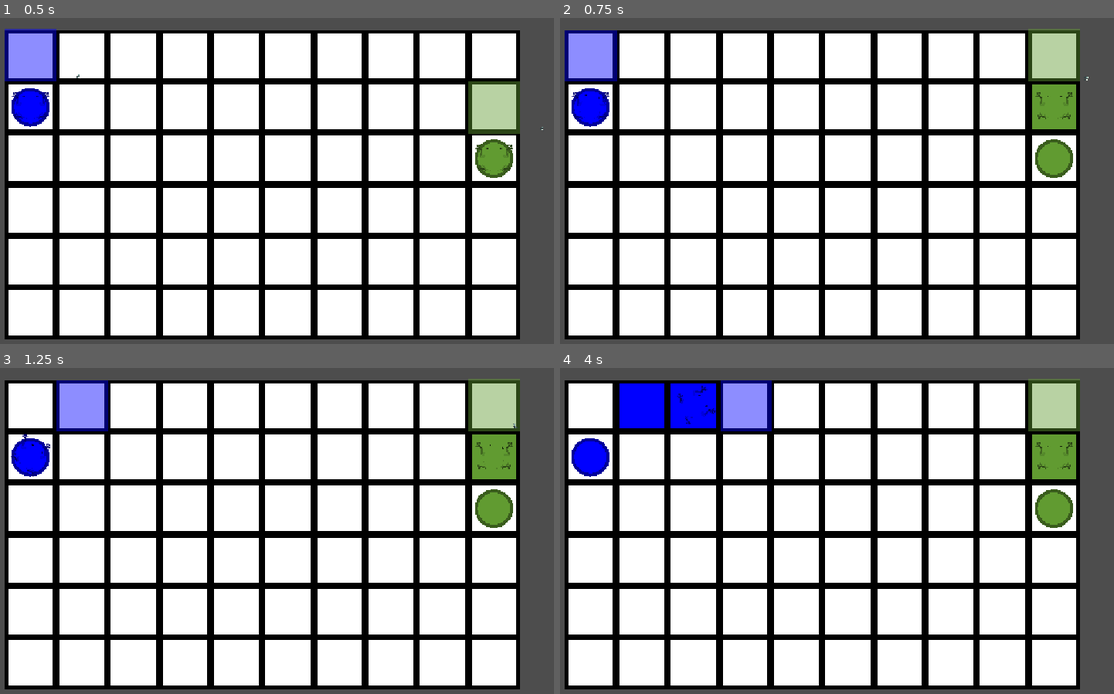
Above: before the commit, frames 1-4 (two rows, left to right).
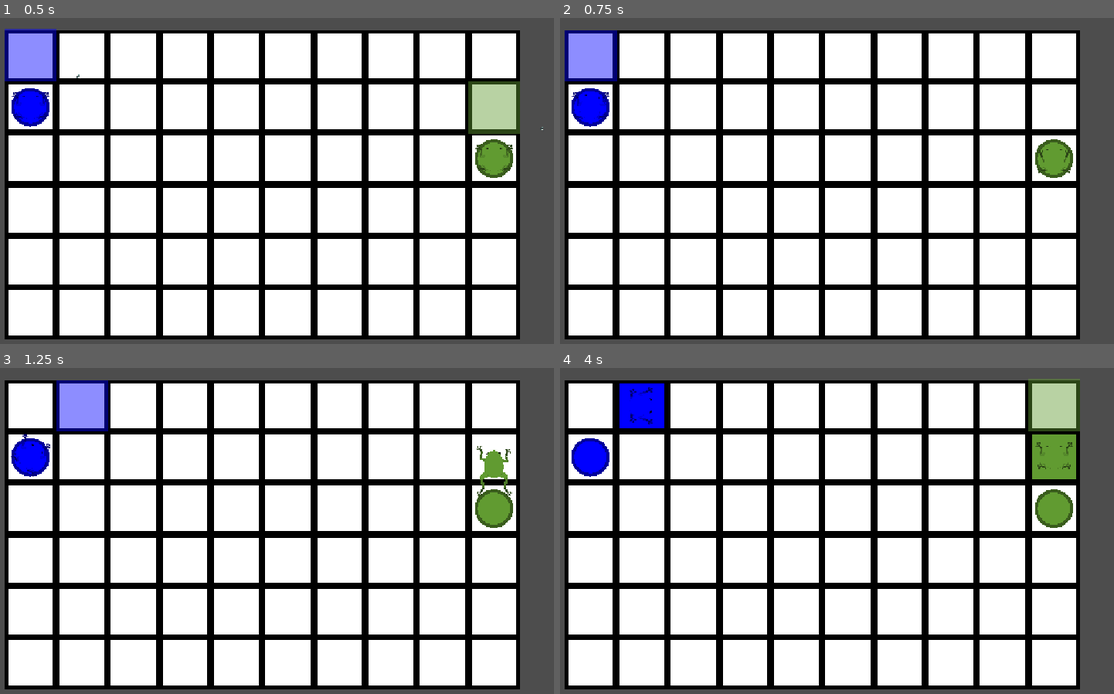
Above: after the commit, the same moments.

Repository: Jasp137/kaloula
Game: Godot game, scene res://scenes/game.tscn
Two runs of this game, one before a commit and one after it. Both use one fixed random seed, a clock stepped at 60 frames per second and the inputs below.
Inputs:
- Up to frame 1 (0.5 s): no input
- Up to frame 2 (0.75 s): tap Enter at 0.5 s; hold D (turn_right) from 0.53 s (still down); tap S (decrease_jump_distance) at 0.6 s
- Up to frame 3 (1.25 s): keep holding D (turn_right); tap S (decrease_jump_distance) at 0.77, 1.07 s; tap W (increase_jump_distance) at 0.8 s
- Up to frame 4 (4 s): release D (turn_right) at 1.28 s; hold A (turn_left) 1.28-2.03 s; tap W (increase_jump_distance) at 1.35, 3.05, 3.6 s; tap S (decrease_jump_distance) at 1.52, 1.82, 2.3, 2.85, 3.02, 3.32, 3.77 s; tap Space (jump) at 1.55, 2.1, 3.8 s; hold D (turn_right) 2.03-3.53 s; hold A (turn_left) from 3.53 s (still down)

Frame 1 is identical in both runs. In frame 2, 2.6% of the frame differs, in the area x 84-96%, y 3-48%; in frame 3, 2.4%; in frame 4, 2.7%, in the area x 12-92%, y 3-32%.

Commit message:
Spawn pools

Diff:
--- a/client/kaloula/scenes/frog/frog.gd
+++ b/client/kaloula/scenes/frog/frog.gd
@@ -14,7 +14,10 @@
 @onready var rig: FrogRig = $Rig;
 @onready var jump_highlight: Polygon2D = $JumpHighlight
 
-var time_since_last_jump = 0;
+var _time_since_last_jump = 0;
+var _hopping := false
+var _hop_start := Vector2.ZERO
+var _hop_cell := Vector2i.ZERO
 
 signal jumped(cell: Vector2i)
 
@@ -27,6 +30,7 @@
 func _ready() -> void:
 	assert(map != null, "Frog needs its map export set")
 	_apply_color()
+	rig.cycle_finished.connect(_on_rig_cycle_finished)
 
 
 func _apply_color() -> void:
@@ -36,15 +40,16 @@
 
 # Called every frame. 'delta' is the elapsed time since the previous frame.
 func _process(delta: float) -> void:
+	if _hopping:
+		global_position = _hop_start + Vector2.UP.rotated(global_rotation) * rig.get_travel() * rig.global_scale.y
 	var cell := get_jump_cell_map_coords()
-	var is_visible := map.get_cell_source_id(cell) != -1
+	var is_visible := not _hopping and map.get_cell_source_id(cell) != -1
 	jump_highlight.visible = is_visible
 	if is_visible:
 		jump_highlight.global_position = map.to_global(map.map_to_local(cell))
-		# Child of the rotating frog, but the tile it marks is axis-aligned.
 		jump_highlight.global_rotation = 0.0
 
-	time_since_last_jump += delta;
+	_time_since_last_jump += delta;
 
 
 func get_jump_cell_map_coords() -> Vector2i:
@@ -52,23 +57,40 @@
 	return map.local_to_map(map.to_local(target))
 
 func jump() -> bool:
-	if time_since_last_jump < jump_cooldown:
+	if _hopping or _time_since_last_jump < jump_cooldown:
 		return false
-
 	var target_cell := get_jump_cell_map_coords()
-	if map.get_cell_source_id(target_cell):
+	if map.get_cell_source_id(target_cell) == -1:
 		return false
-
-	var target_coords := map.to_global(map.map_to_local(target_cell))
-
-	global_position = target_coords;
-	jumped.emit(target_cell)
-
-	time_since_last_jump = 0
-
+	if target_cell == map.local_to_map(map.to_local(global_position)):
+		return false
+	var to_target := map.to_global(map.map_to_local(target_cell)) - global_position
+	# The rig hops straight ahead, so face the cell centre exactly rather than the aimed point.
+	global_rotation = Vector2.UP.angle_to(to_target)
+	rig.hop_stride = to_target.length() / rig.global_scale.y
+	rig.play_once(FrogRig.Anim.HOP)
+	_hop_start = global_position
+	_hop_cell = target_cell
+	_hopping = true
+	_time_since_last_jump = 0
 	return true
 
+
+func is_hopping() -> bool:
+	return _hopping
+
+
+func _on_rig_cycle_finished(animation: FrogRig.Anim) -> void:
+	if animation != FrogRig.Anim.HOP or not _hopping:
+		return
+	_hopping = false
+	global_position = map.to_global(map.map_to_local(_hop_cell))
+	jumped.emit(_hop_cell)
+
+
 func turn(direction: Direction, delta: float) -> void:
+	if _hopping:
+		return
 	var sign := -1.0 if direction == Direction.LEFT else 1.0
 	rotate(sign * rotation_speed * delta)
 	rig.turn_by(sign * rotation_speed * delta)
--- a/client/kaloula/scenes/frog/rig/frog_rig.gd
+++ b/client/kaloula/scenes/frog/rig/frog_rig.gd
@@ -21,7 +21,7 @@
 		var from: Dictionary = _forced_from if _forced_from != null else (_display_pose() if is_inside_tree() else {})
 		animation = v
 		_turn_once = false
-		_fidgeting = false
+		_once_then = null
 		_restart(from)
 ## Used by the TURN animation: 90 = quarter turn right, -90 = left, 180 = turn around.
 ## In a game call turn(degrees) instead; that also rotates the node when it's done.
@@ -78,7 +78,8 @@
 var _step_t := PackedFloat64Array([-1.0, -1.0, -1.0, -1.0])
 var _turn_dir := 0.0
 var _since_turn := 10.0
-var _fidgeting := false
+# Animation to switch to when the current loop ends (set by play_once()), or null to keep looping.
+var _once_then = null
 var _still := 0.0
 var _next_fidget := -1.0
 
@@ -104,6 +105,17 @@
 		_restart(from)
 	_turn_once = true
 	_turn_then = then if then != Anim.TURN else Anim.IDLE
+
+
+## Play one loop of `anim`, then switch to `then`. HOP, STRETCH and CATCH start and end
+## sitting, so they suit this best. Use turn() for TURN.
+func play_once(anim: Anim, then: Anim = Anim.IDLE) -> void:
+	assert(anim != Anim.TURN, "use turn() to play TURN")
+	if animation == anim:
+		_restart(_display_pose() if is_inside_tree() else {})
+	else:
+		animation = anim
+	_once_then = then
 
 
 ## True while a turn started with turn() is playing.
@@ -183,8 +195,7 @@
 		_next_fidget = randf_range(fidget_after.x, fidget_after.y)
 	_still += delta
 	if _still >= _next_fidget:
-		animation = [Anim.STRETCH, Anim.CATCH].pick_random()
-		_fidgeting = true
+		play_once([Anim.STRETCH, Anim.CATCH].pick_random())
 		_next_fidget = -1.0
 
 
@@ -233,8 +244,8 @@
 	if cycle != _last_cycle:
 		_last_cycle = cycle
 		var finished := animation
-		if _fidgeting and (finished == Anim.STRETCH or finished == Anim.CATCH):
-			animation = Anim.IDLE  # fidgets play once (the setter clears _fidgeting)
+		if _once_then != null:
+			animation = _once_then  # the setter clears _once_then
 		cycle_finished.emit(finished)
 	var travel := get_travel()
 	travel_delta = travel - _last_travel
--- a/client/kaloula/scenes/game.tscn
+++ b/client/kaloula/scenes/game.tscn
@@ -5,18 +5,19 @@
 [ext_resource type="PackedScene" uid="uid://bluji3k4u1kb0" path="res://scenes/frog/frog.tscn" id="3_lbhrr"]
 [ext_resource type="Script" uid="uid://b24q8jt3bfgef" path="res://scenes/frog/local_input.gd" id="4_linput"]
 [ext_resource type="Script" uid="uid://b2ie2t8efmnwv" path="res://scripts/game.gd" id="5_game"]
-[ext_resource type="Script" uid="uid://wppojfbl037u" path="res://scenes/paint_pool/paint_pool.gd" id="6_pool"]
+[ext_resource type="PackedScene" path="res://scenes/paint_pool/paint_pool.tscn" id="6_pool"]
 
-[node name="Game" type="Node2D" unique_id=787533974 node_paths=PackedStringArray("frogs", "pools")]
+[node name="Game" type="Node2D" unique_id=787533974 node_paths=PackedStringArray("frogs")]
 script = ExtResource("5_game")
 frogs = {
 0: NodePath("World/Frog"),
 1: NodePath("World/Frog2")
 }
-pools = {
-0: NodePath("World/PaintPool"),
-1: NodePath("World/PaintPool2")
-}
+pool_cells = Dictionary[int, Vector2i]({
+0: Vector2i(-1, 0),
+1: Vector2i(8, 1)
+})
+pool_scene = ExtResource("6_pool")
 
 [node name="World" type="Node2D" parent="." unique_id=413104128]
 
@@ -25,29 +26,14 @@
 tile_set = ExtResource("2_tiles")
 script = ExtResource("1_uwrxv")
 
-[node name="PaintPool" type="Node2D" parent="World" unique_id=1904417321]
-position = Vector2(-16, 16)
-script = ExtResource("6_pool")
-
-[node name="PaintPool2" type="Node2D" parent="World" unique_id=812650993]
-position = Vector2(272, 48)
-script = ExtResource("6_pool")
-
 [node name="Frog" parent="World" unique_id=264248472 node_paths=PackedStringArray("map") instance=ExtResource("3_lbhrr")]
 position = Vector2(-16, 16)
-jump_distance = null
-color = null
-rotation_speed = null
 map = NodePath("../TileMapLayer")
-jump_cooldown = null
 
 [node name="Frog2" parent="World" unique_id=673154137 node_paths=PackedStringArray("map") instance=ExtResource("3_lbhrr")]
 position = Vector2(272, 48)
-jump_distance = null
 color = Color(0.38051757, 0.6086238, 0.19310415, 1)
-rotation_speed = null
 map = NodePath("../TileMapLayer")
-jump_cooldown = null
 
 [node name="Camera2D" type="Camera2D" parent="." unique_id=2080512935]
 position = Vector2(120, 64)
--- /dev/null
+++ b/client/kaloula/scenes/paint_pool/paint_pool.tscn
@@ -0,0 +1,6 @@
+[gd_scene format=3 uid="uid://b4gfjuv5yry5c"]
+
+[ext_resource type="Script" uid="uid://wppojfbl037u" path="res://scenes/paint_pool/paint_pool.gd" id="1_wucq4"]
+
+[node name="PaintPool" type="Node2D" unique_id=1872933310]
+script = ExtResource("1_wucq4")
--- a/client/kaloula/scripts/game.gd
+++ b/client/kaloula/scripts/game.gd
@@ -3,7 +3,9 @@
 
 @export var frogs: Dictionary[int, Frog] = {}
 @export var paint_budget: int = 3
-@export var pools: Dictionary[int, PaintPool] = {}
+## Each player's paint pool cell; the pool takes that frog's starting colour.
+@export var pool_cells: Dictionary[int, Vector2i] = {}
+@export var pool_scene: PackedScene
 ## Paint budget a frog gets when another frog lands on it.
 @export var stomped_paint_budget: int = 100000
 
@@ -16,23 +18,30 @@
 
 func _ready() -> void:
 	assert(not frogs.is_empty(), "Game needs at least one frog in its frogs export")
-	assert(pools.keys() == frogs.keys(), "Game needs one pool per player id (frogs %s, pools %s)" % [frogs.keys(), pools.keys()])
+	assert(pool_scene != null, "Game needs its pool_scene export set")
+	assert(pool_cells.keys() == frogs.keys(), "Game needs one pool cell per player id (frogs %s, pool_cells %s)" % [frogs.keys(), pool_cells.keys()])
 	for player_id in frogs:
 		var frog := frogs[player_id]
 		assert(frog != null, "Game's frogs export has no frog for player %d" % player_id)
 		_paint_budgets[player_id] = paint_budget
 		frog.jumped.connect(_on_frog_jumped.bind(player_id))
-		_place_pool(pools[player_id], frog.color)
+		_place_pool(player_id, pool_cells[player_id], frog.color)
 		_player_colors[player_id] = frog.color
 
 
-func _place_pool(pool: PaintPool, color: Color) -> void:
-	assert(pool != null, "Game's pools export has an empty slot")
-	var cell := map.local_to_map(map.to_local(pool.global_position))
-	assert(map.get_cell_source_id(cell) != -1, "%s is not on a tile" % pool.name)
-	assert(cell not in _pool_cells, "%s shares cell %s with another pool" % [pool.name, cell])
+func _place_pool(player_id: int, cell: Vector2i, color: Color) -> void:
+	assert(map.get_cell_source_id(cell) != -1, "player %d's pool cell %s is not on a tile" % [player_id, cell])
+	assert(cell not in _pool_cells, "player %d's pool cell %s is taken by another pool" % [player_id, cell])
+
+	# Spawn the pool
+	var pool: PaintPool = pool_scene.instantiate()
+	pool.name = "PaintPool%d" % player_id
+	pool.color = color
+	var world := map.get_parent()
+	world.add_child(pool)
+	# Make visible
+	world.move_child(pool, map.get_index() + 1)
 	pool.global_position = map.to_global(map.map_to_local(cell))
-	pool.color = color
 	_pool_cells[cell] = pool
 
 func _on_frog_jumped(cell: Vector2i, player_id: int) -> void:
